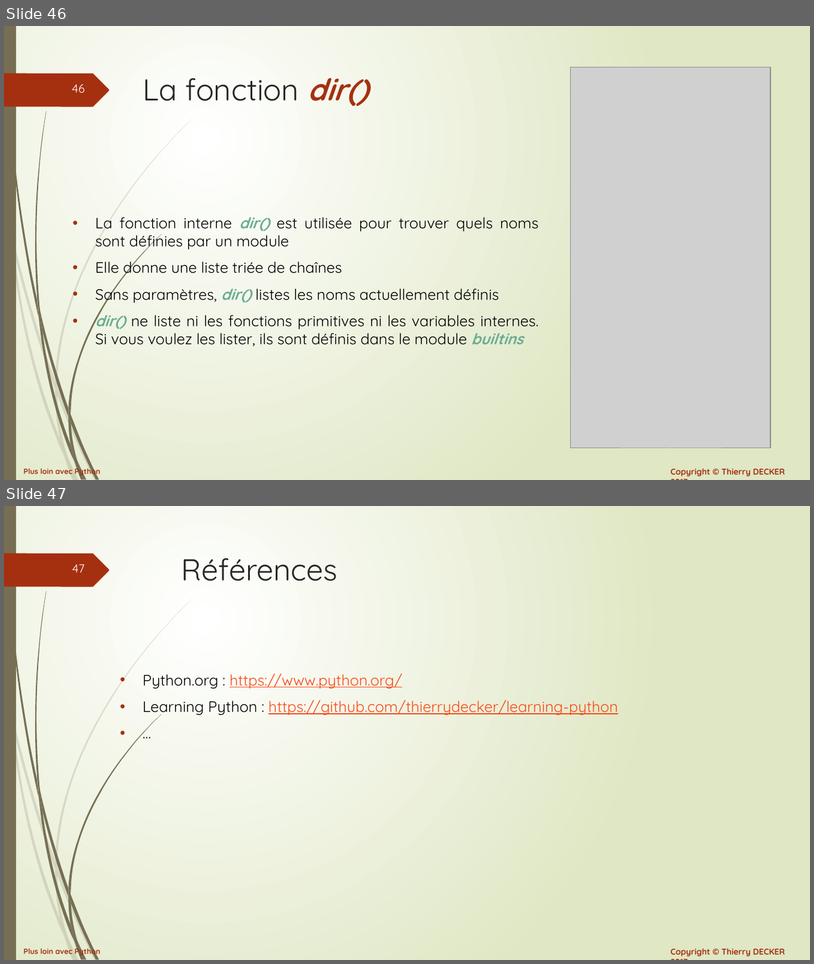
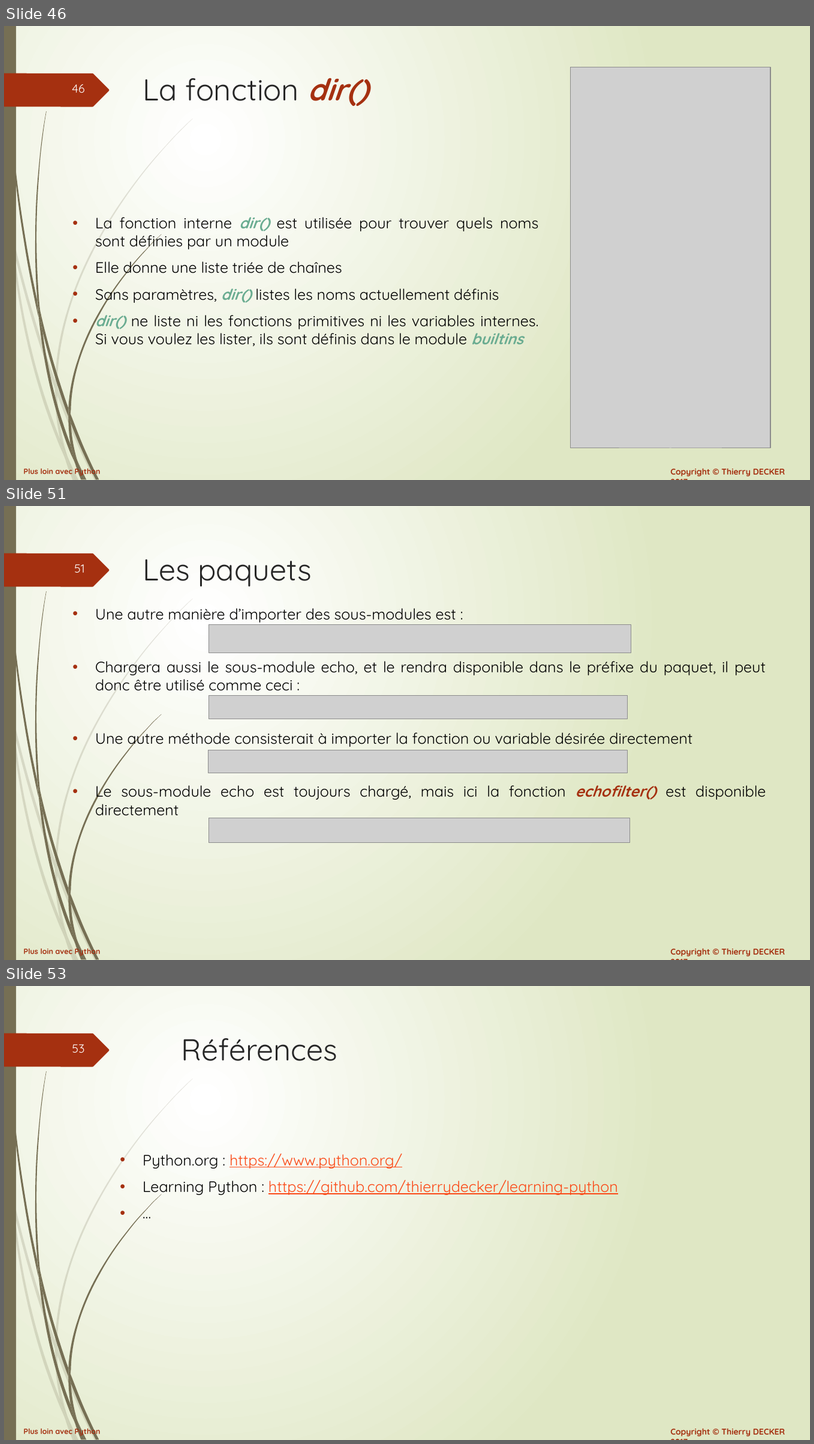
Before and after one commit to VikmanTheRacoon/learning-python, a slide deck: documentations/python-102.pptx. Shown one above the other, each under a label of ours: slides 46 and 47 before the commit, slides 46, 51 and 53 after it; the slides between them are not shown. The pictures are 814x964 and 814x1444 pixels, drawn with LibreOffice and Linux fonts; fonts in the diff are those of the drawing; grey boxes stand for pictures. Boxes give left, top, right and bottom in pixels: in the first picture for what was removed or moved away, otherwise in the second. Text is boxed around its words. In the diff, an @@ line names an element or a change of style, - is before the commit and + after.

```diff
--- a/documentations/python-102.pptx
+++ b/documentations/python-102.pptx
@@ slide 51 added at (4, 506, 810, 960), background gradient #FFFFFF to #DFE8C4; not listed: 27 template elements that a slide beside it also shows @@
@@ title added at (143, 559, 312, 586), 36 pt, text #262626 @@
+Les paquets
@@ text added at (95, 608, 766, 816), 18 pt, text #000000 @@
+• Une autre manière d’importer des sous-modules est :
+• Chargera aussi le sous-module echo, et le rendra disponible dans le préfixe du paquet, il peut donc être utilisé comme ceci :
+• Une autre méthode consisterait à importer la fonction ou variable désirée directement
+• Le sous-module echo est toujours chargé, mais ici la fonction echofilter() est disponible directement
@@ picture added at (209, 625, 632, 653) @@
@@ picture added at (209, 696, 629, 719) @@
@@ picture added at (209, 750, 629, 773) @@
@@ picture added at (209, 818, 630, 843) @@
@@ what was slide 47 is now slide 53 @@
@@ page number at (72, 1044, 85, 1053): text changed @@
-47
+53
```
Also in this commit, not shown: 5 other slides added, 1 other file.
